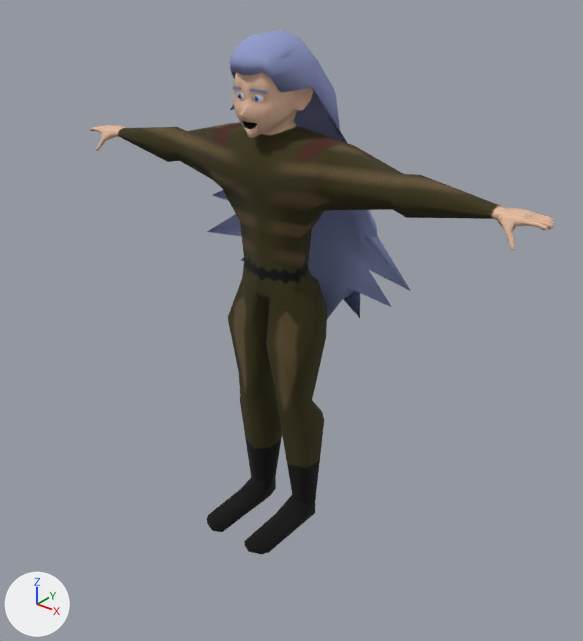
The glTF model assets/rasp.glb as it was, and as the next commit left it.
Rendered twice from a 50 mm camera at (23.6, -28.4, 29.4) aimed at (1.8, -1.1, 12.5). Lighting does not change. The marker at lower left points along +X, +Y and +Z. Where no turn or scale is listed for an object, it has been applied to the vertices. Vertices at the same position are counted once.

Names of what the first picture shows: 'body'.
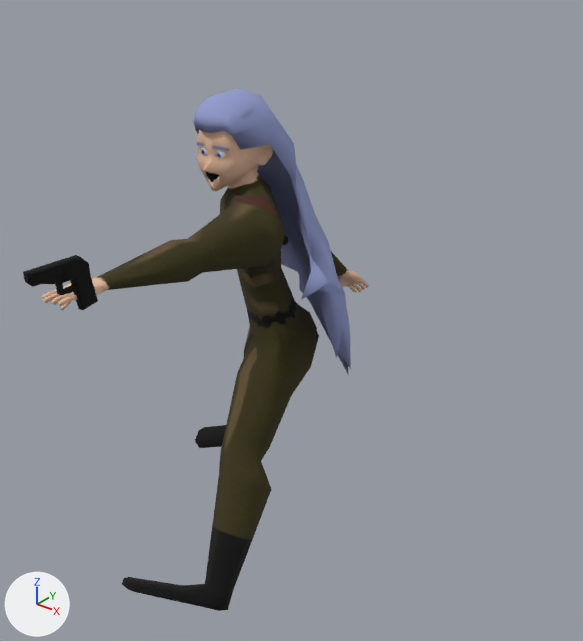
Diff of the bpy script that builds the scene:
```diff
--- a/assets/rasp.glb.py
+++ b/assets/rasp.glb.py
@@ mat_material_001 @@
+mat_material_001 = principled_material('Material.001')
+mat_material_001.base_color = (0.0, 0.0, 0.0)  # black #000000
+mat_material_001.roughness = 1.0
@@ me_body @@
 # used by ob_body; location = (0.0, 0.0, 0.0)
-me_body.from_pydata(...)  # 2212 vertices, 4407 faces; spans x -13.3..13.3, y -4.1..3.8, z 0.0..25.4
+me_body.from_pydata(...)  # 2212 vertices, 4407 faces; spans x -9.0..5.5, y -12.9..8.5, z -1.0..22.9
+# me_body part 1: the loose piece of 482 vertices spanning x -0.7..-0.3, y -1.9..-1.5, z 22.6..23.1 is moved by (-1.5, -0.9, -2.5)
+# me_body part 2: the loose piece of 482 vertices spanning x 0.3..0.7, y -1.9..-1.5, z 22.6..23.1 is moved by (-1.5, -0.9, -2.5)
+# me_body part 3: 1248 of 2212 vertices moved; they spanned x -13.3..13.3, y -4.1..3.8, z 0.0..25.4 and now span x -9.0..5.5, y -12.9..8.5, z -1.0..22.9; mean shift (-0.8, -1.3, -3.2); largest move (13.3, 0.2, 19.4) -> (-0.4, -12.9, 17.1)
 me_body.materials.append(mat_material_004)
@@ me_cube @@
+me_cube.from_pydata(...)  # 153 vertices, 306 faces; spans x -0.19..0.19, y -1.28..1.53, z -0.81..1.35
+me_cube.materials.append(mat_material_001)  # black #000000
@@ ob_pistol @@
+ob_pistol = bpy.data.objects.new('pistol', me_cube)
+ob_pistol.location = (0.36, -12.7, 17.36)
```

Location of each change, (x1, y1, x2, y2) in pixels of the pictures (583 x 641 px; the box of a moved part takes in the faces that stretch with it):
'body', reshaped (29% narrower)
    before: (90, 30, 554, 554)
    after: (42, 88, 369, 611)
'pistol', added (black)
    after: (23, 255, 98, 311)
part 1 of me_body, moved or reshaped
    before: (237, 92, 245, 100)
    after: (201, 148, 208, 155)
part 2 of me_body, moved or reshaped
    before: (254, 95, 264, 103)
    after: (217, 151, 226, 158)
part 3 of me_body, moved or reshaped
    before: (90, 30, 554, 554)
    after: (42, 88, 369, 611)
